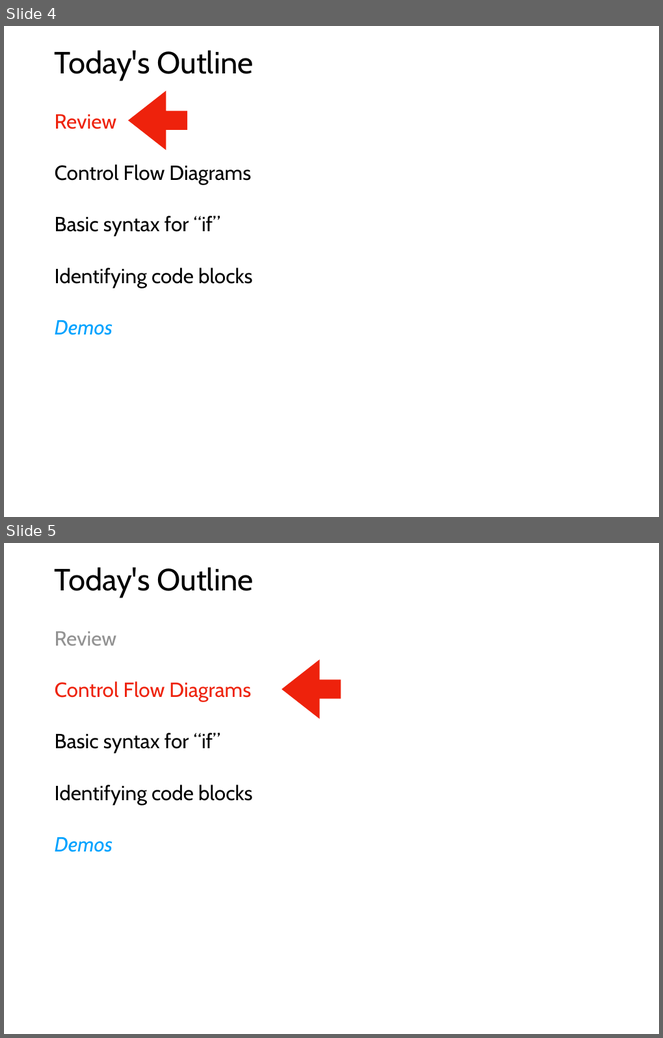
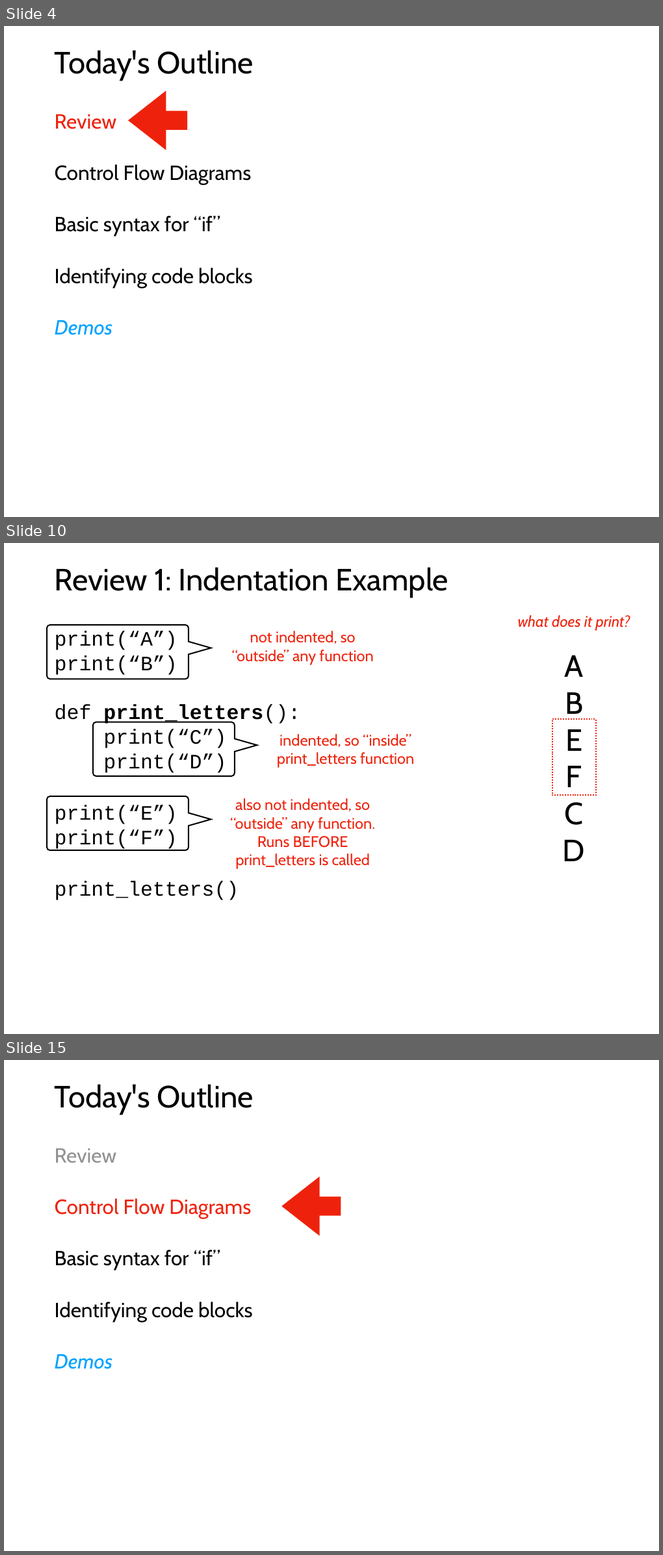
Before and after one commit to tylerharter/caraza-harter-com, a slide deck: tyler/meena/cs220/s22/materials/lecture_ppts/lec_08_S22.ppt. Shown one above the other, each under a label of ours: slides 4 and 5 before the commit, slides 4, 10 and 15 after it; the slides between them are not shown. The pictures are 663x1038 and 663x1555 pixels, drawn with LibreOffice and Linux fonts; fonts in the diff are those of the drawing. Boxes give left, top, right and bottom in pixels: in the first picture for what was removed or moved away, otherwise in the second. Text is boxed around its words. In the diff, an @@ line names an element or a change of style, - is before the commit and + after.

```diff
--- a/tyler/meena/cs220/s22/materials/lecture_ppts/lec_08_S22.ppt
+++ b/tyler/meena/cs220/s22/materials/lecture_ppts/lec_08_S22.ppt
@@ slide 10 added at box(4, 543, 659, 1034), background #FFFFFF @@
@@ title added at box(55, 567, 449, 598), 48 pt, text #000000 @@
+Review 1: Indentation Example
@@ text added at box(518, 615, 631, 631), 24 pt, text #EE220C, italic @@
+what does it print?
@@ freeform shape added at box(47, 625, 211, 679), outline #000000 2.01 pt @@
@@ text added at box(55, 631, 300, 901), 32 pt, text #000000 @@
+    print(“A”)
+    print(“B”)
+    def print_letters():
+    print(“C”)
+    print(“D”)
+  print(“E”)
+  print(“F”)
+  print_letters()
@@ text added at box(232, 631, 373, 665), 24 pt, text #EE220C @@
+not indented, so
+“outside” any function
@@ text added at box(563, 655, 585, 861), 48 pt, text #000000 @@
+A
+B
+E
+F
+C
+D
@@ freeform shape added at box(93, 722, 257, 776), outline #000000 2.01 pt @@
@@ text added at box(277, 734, 414, 768), 24 pt, text #EE220C @@
+indented, so “inside”
+print_letters function
@@ rectangle added at box(553, 719, 596, 795), outline #EE220C 2.01 pt dashed @@
@@ freeform shape added at box(47, 797, 211, 851), outline #000000 2.01 pt @@
@@ text added at box(230, 798, 375, 869), 24 pt, text #EE220C @@
+also not indented, so
+“outside” any function.
+Runs BEFORE
+print_letters is called
@@ what was slide 5 is now slide 15 @@
```
Also in this commit, not shown: 4 slides changed, 9 other slides added, 1 slide removed, 1 other file.
